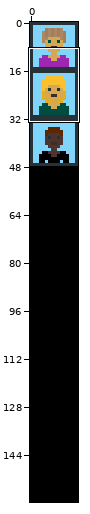
Edited in one commit: sprite sheet (Art/Characters.png). The first picture is a wide view before the edit; the outline marks the close-up.
Close-up. Old version:
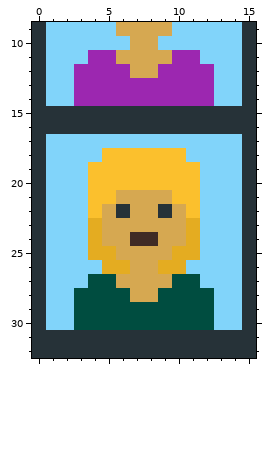
The file is 16x160 pixels. Shown: x 0..15, y 9..32.
Now the later version:
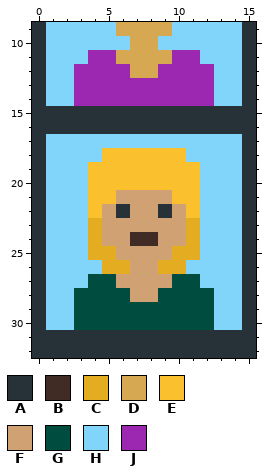
Palette (. is transparent): A #263238  B #402b25  C #e4ac21  D #d6a851  E #fbc02d  F #d0a173  G #004d40  H #81d4fa  J #9c27b0
The exact change:
@@ x 3..12 @@
 20 HEEEEEEEEH
-21 HEEDDDDEEH
-22 HEDADDADEH
-23 HCDDDDDDCH
-24 HCDDBBDDCH
-25 HCCDDDDCCH
-26 HHCCDDCCHH
-27 HGGDDDDGGH
-28 GGGGDDGGGG
+21 HEEFFFFEEH
+22 HEFAFFAFEH
+23 HCFFFFFFCH
+24 HCFFBBFFCH
+25 HCCFFFFCCH
+26 HHCCFFCCHH
+27 HGGFFFFGGH
+28 GGGGFFGGGG
 29 GGGGGGGGGG
